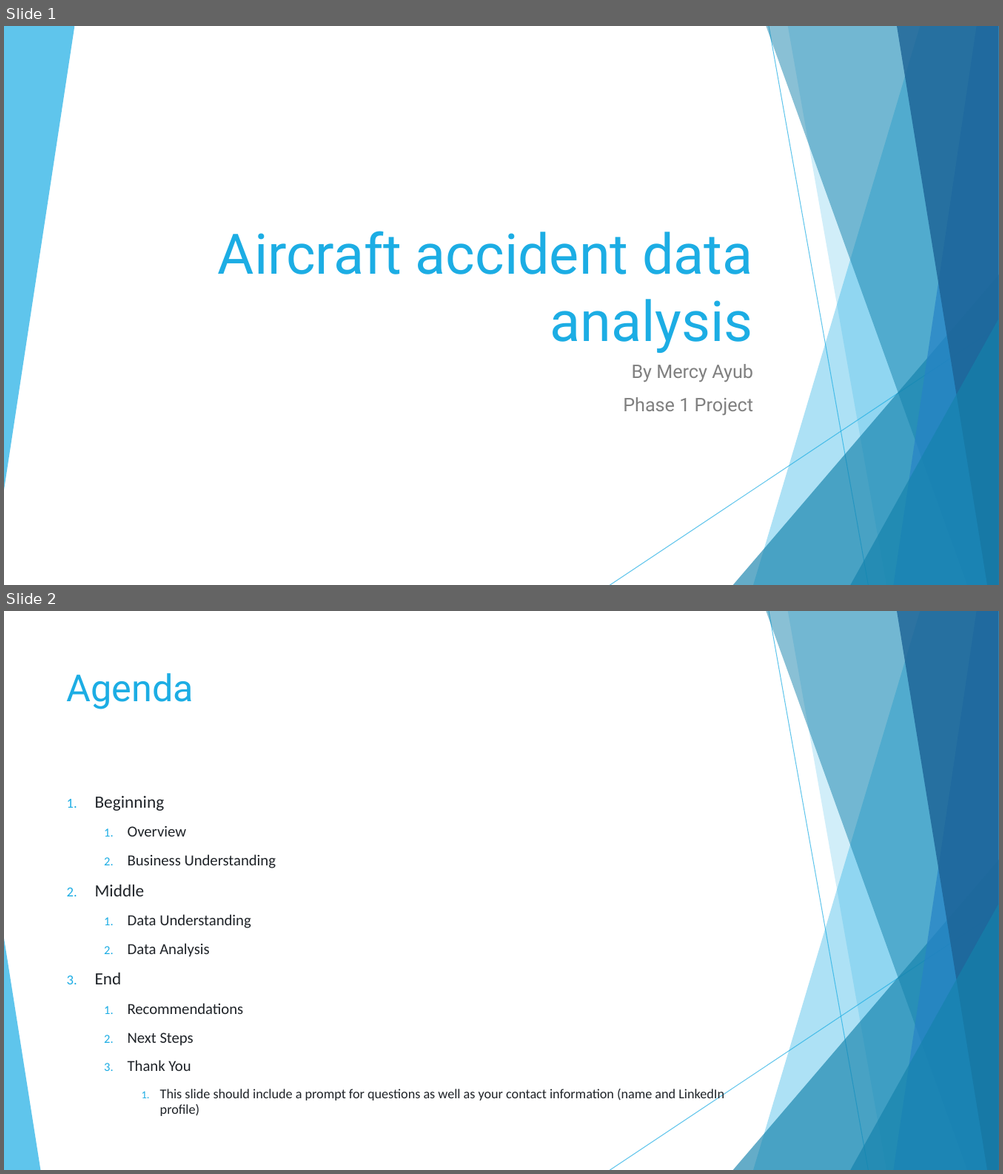
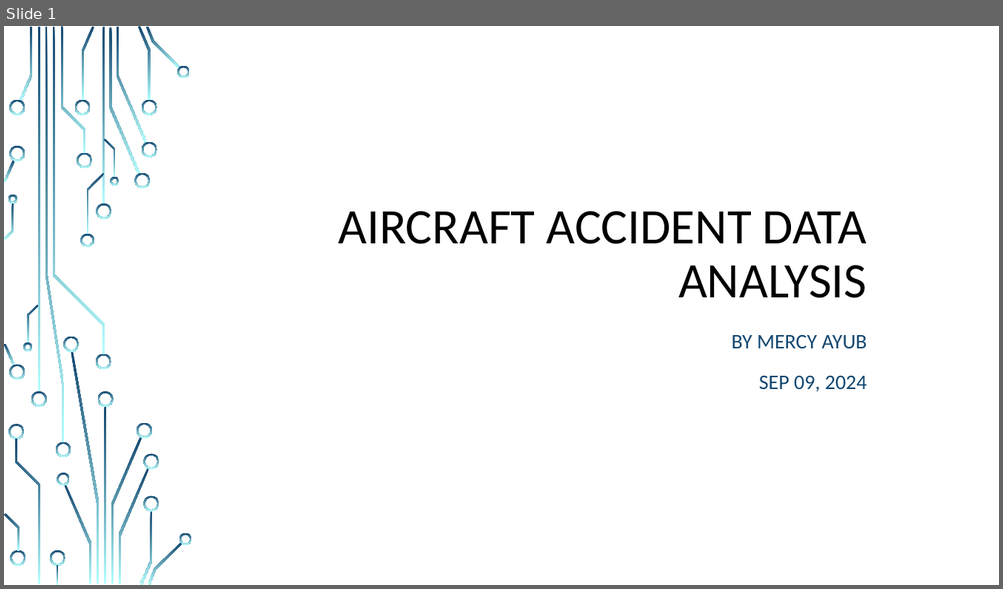
Before and after one commit to mercy-gh/Phase1Project, a slide deck: presentation.pptx. Shown one above the other, each under a label of ours: slides 1 and 2 before the commit, slide 1 after it. The pictures are 1003x1174 and 1003x589 pixels, drawn with LibreOffice and Linux fonts; fonts in the diff are those of the drawing; background and template pictures are left out. Boxes give left, top, right and bottom in pixels: in the first picture for what was removed or moved away, otherwise in the second. Text is boxed around its words. In the diff, an @@ line names an element or a change of style, - is before the commit and + after.

```diff
--- a/presentation.pptx
+++ b/presentation.pptx
@@ slide 2 removed at bbox=[4, 611, 999, 1170], background #FFFFFF; not listed: 9 template elements that a slide beside it also shows @@
@@ title removed at bbox=[67, 673, 193, 709] @@
-Agenda
@@ text removed at bbox=[95, 796, 724, 1102] @@
-1. Beginning
-  1. Overview
-  2. Business Understanding
-2. Middle
-  1. Data Understanding
-  2. Data Analysis
-3. End
-  1. Recommendations
-  2. Next Steps
-  3. Thank You
-    1. This slide should include a prompt for questions as well as your contact information (name and LinkedIn profile)
@@ triangle removed at bbox=[4, 939, 40, 1170] @@
@@ slide 1 changed as well @@
@@ freeform shape: place and size @@
-freeform shape at bbox=[4, 26, 74, 490]
+freeform shape at bbox=[45, 27, 65, 443]
@@ freeform shape at bbox=[45, 27, 65, 443]: fill #1CADE4 at 70% opacity to gradient #134770 to #B4FFFF @@
@@ title at bbox=[338, 211, 867, 298]: text changed; size 54 to 48 pt; font Roboto to Calibri; text colour #1CADE4 to #000000 @@
-Aircraft accident data analysis
+AIRCRAFT ACCIDENT DATA ANALYSIS
@@ subtitle at bbox=[731, 335, 867, 392]: text changed; size 18 to 20 pt; font Roboto to Calibri; text colour #808080 to #134770 @@
-By Mercy Ayub
-Phase 1 Project
+BY MERCY AYUB
+SEP 09, 2024
@@ group removed at bbox=[610, 26, 999, 585]: 5 freeform shapes, 2 lines, 2 triangles @@
@@ group added at bbox=[4, 26, 192, 585]: 49 freeform shapes, 4 rectangles @@
```
Also in this commit, not shown: 2 other slides changed, 9 slides added, 7 other slides removed, 5 other files.
